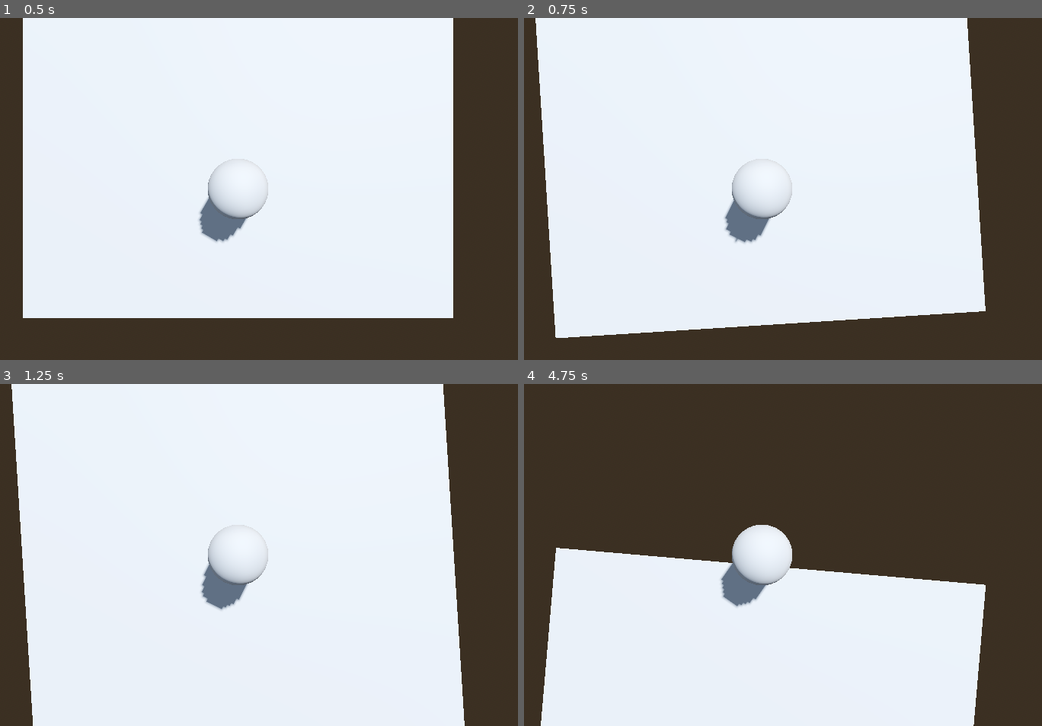
Above: before the commit, frames 1-4 (two rows, left to right).
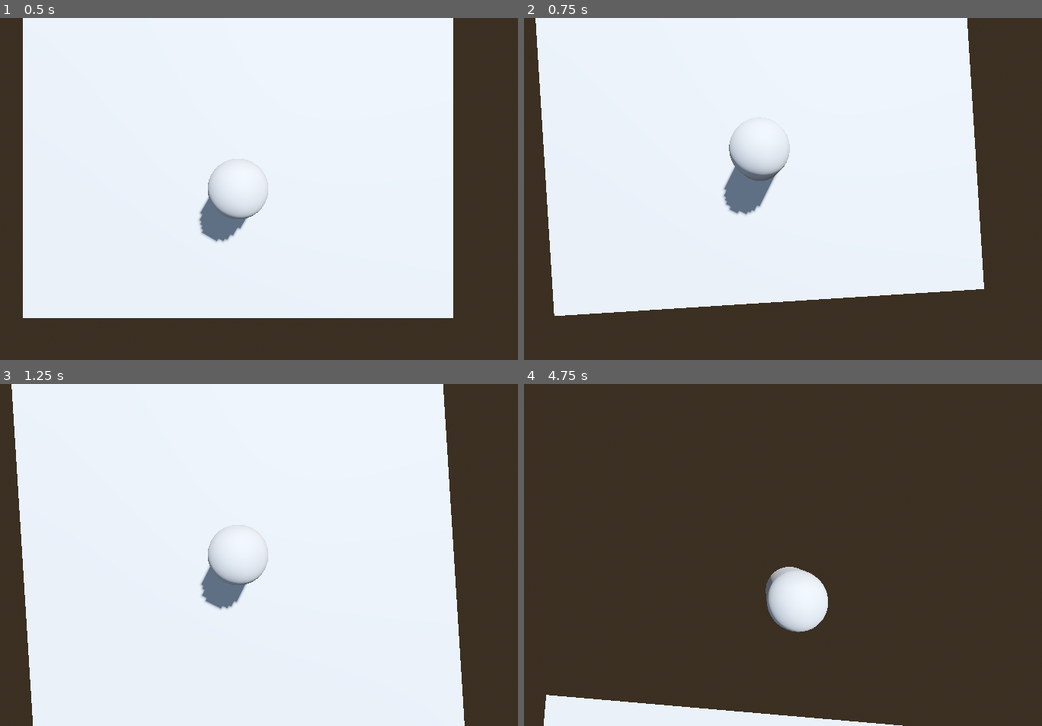
Above: after the commit, the same moments.

Repository: SCORPIA2004/Akaza
Game: Godot game, scene res://lvl0.tscn
The game is run twice, just before and just after one commit, with the same random seed, the same clock (stepped at 60 frames per second) and the same inputs.
Inputs (mouse positions are in pixels of both pictures, inside the frame that each line leads up to):
- Up to frame 1 (0.5 s): no input
- Up to frame 2 (0.75 s): tap Enter at 0.5 s; move the mouse to (793, 189) at 0.52 s; hold W (move_forward, bound only before the commit) from 0.53 s (still down); tap Down (move_backward_camera, bound only after the commit) at 0.6 s
- Up to frame 3 (1.25 s): keep holding W (move_forward, bound only before the commit); tap Up (move_forward_camera, bound only after the commit) at 0.8 s
- Up to frame 4 (4.75 s): keep holding W (move_forward, bound only before the commit); move the mouse to (731, 555) at 1.27 s; tap Up (move_forward_camera, bound only after the commit) at 1.35, 3.8, 4.35 s; tap Left (move_left_camera, bound only after the commit) at 1.55, 2.1, 4.55 s; move the mouse to (777, 548) at 2.02 s; tap Right (move_right_camera, bound only after the commit) at 2.3, 2.85 s; move the mouse to (751, 561) at 2.77 s; tap Down (move_backward_camera, bound only after the commit) at 3.05, 3.6 s; move the mouse to (808, 558) at 3.52 s; move the mouse to (715, 551) at 4.27 s

Frame 1 is identical in both runs. In frame 2, 7.5% of the frame differs, in the area x 3-90%, y 31-94%; in frame 3, less than 0.1%; in frame 4, 36%, in the area x 3-90%, y 41-100%.

Commit message:
Added zoom in/out and also fixed camera to top down view

Diff:
--- /dev/null
+++ b/GodotPrep/hello world/Camera3D.gd
@@ -0,0 +1,30 @@
+extends Camera3D
+
+var zoom_rate := 1.0
+var zoom_level := 0.0
+# Called when the node enters the scene tree for the first time.
+func _ready():
+	pass # Replace with function body.
+
+
+# Called every frame. 'delta' is the elapsed time since the previous frame.
+func _process(delta):
+	var rate := 10.0
+	var inputMove := Vector3.ZERO
+	inputMove.x = Input.get_axis("move_left_camera", "move_right_camera")
+	inputMove.z = Input.get_axis("move_forward_camera", "move_backward_camera")
+	print(inputMove.x)
+	#apply_central_force(inputMove * rate * delta)
+	global_transform.origin.x += inputMove.x * rate * delta
+	global_transform.origin.z += inputMove.z * rate * delta
+	#if(Input.get_axis("move_forward_camera", "move_backward_camera")):
+		#global_transform.origin.x =
+
+func _input(event):
+	if event is InputEventMouseButton:
+		if event.button_index == MOUSE_BUTTON_WHEEL_DOWN and event.pressed:
+			if(global_transform.origin.y <= 12):
+				global_transform.origin.y += zoom_rate
+		if event.button_index == MOUSE_BUTTON_WHEEL_UP and event.pressed:
+			if(global_transform.origin.y >= 4):
+				global_transform.origin.y -= zoom_rate
--- a/GodotPrep/hello world/Player.gd
+++ b/GodotPrep/hello world/Player.gd
@@ -14,8 +14,8 @@
 func _process(delta):
 	var rate := 2000.0
 	var inputMove := Vector3.ZERO
-	inputMove.x = Input.get_axis("move_left", "move_right")
-	inputMove.z = Input.get_axis("move_forward", "move_backward")
+	inputMove.x = Input.get_axis("move_left_player", "move_right_player")
+	inputMove.z = Input.get_axis("move_forward_player", "move_backward_player")
 
 	apply_central_force(inputMove * rate * delta)
 
@@ -23,12 +23,7 @@
 		Input.set_mouse_mode(Input.MOUSE_MODE_VISIBLE)
 
 	$VertPivot.rotate_y(twist_input)
-	#$VertPivot/HoriPivot.rotate_x(pitch_input)
-	#$VertPivot/HoriPivot.rotation.x = clamp(
-		#$VertPivot/HoriPivot.rotation.x,
-		#-0.5,
-		#0.5
-	#)
+
 	twist_input = 0.0
 	pitch_input = 0.0
 
--- /dev/null
+++ b/GodotPrep/hello world/camera.gd
@@ -0,0 +1,11 @@
+extends Node3D
+
+
+# Called when the node enters the scene tree for the first time.
+func _ready():
+	pass # Replace with function body.
+
+
+# Called every frame. 'delta' is the elapsed time since the previous frame.
+func _process(delta):
+	pass
--- /dev/null
+++ b/GodotPrep/hello world/camera_3d.tscn
@@ -0,0 +1,8 @@
+[gd_scene load_steps=2 format=3 uid="uid://cbdlb27yecbyo"]
+
+[ext_resource type="Script" path="res://Camera3D.gd" id="1_w3ie3"]
+
+[node name="Node3D" type="Node3D"]
+
+[node name="Camera3D" type="Camera3D" parent="."]
+script = ExtResource("1_w3ie3")
--- a/GodotPrep/hello world/player.tscn
+++ b/GodotPrep/hello world/player.tscn
@@ -1,6 +1,7 @@
-[gd_scene load_steps=4 format=3 uid="uid://bd0bj5dxxqdwq"]
+[gd_scene load_steps=5 format=3 uid="uid://bd0bj5dxxqdwq"]
 
 [ext_resource type="Script" path="res://Player.gd" id="1_x0ljp"]
+[ext_resource type="PackedScene" uid="uid://cbdlb27yecbyo" path="res://camera_3d.tscn" id="2_qj1iy"]
 
 [sub_resource type="CapsuleMesh" id="CapsuleMesh_1rtjn"]
 
@@ -24,5 +25,5 @@
 [node name="HoriPivot" type="Node3D" parent="VertPivot"]
 transform = Transform3D(1, 0, 0, 0, -4.37114e-08, 1, 0, -1, -4.37114e-08, 0, 0, 0)
 
-[node name="Camera3D" type="Camera3D" parent="VertPivot/HoriPivot"]
+[node name="Camera3D" parent="VertPivot/HoriPivot" instance=ExtResource("2_qj1iy")]
 transform = Transform3D(1, 0, 0, 0, 1, 0, 0, 0, 1, 0, 0, 3)
--- a/GodotPrep/hello world/project.godot
+++ b/GodotPrep/hello world/project.godot
@@ -17,28 +17,49 @@
 
 [input]
 
-move_forward={
+move_forward_player={
 "deadzone": 0.5,
 "events": [Object(InputEventKey,"resource_local_to_scene":false,"resource_name":"","device":-1,"window_id":0,"alt_pressed":false,"shift_pressed":false,"ctrl_pressed":false,"meta_pressed":false,"pressed":false,"keycode":0,"physical_keycode":87,"key_label":0,"unicode":119,"echo":false,"script":null)
-, Object(InputEventKey,"resource_local_to_scene":false,"resource_name":"","device":-1,"window_id":0,"alt_pressed":false,"shift_pressed":false,"ctrl_pressed":false,"meta_pressed":false,"pressed":false,"keycode":0,"physical_keycode":4194320,"key_label":0,"unicode":0,"echo":false,"script":null)
 ]
 }
-move_backward={
+move_backward_player={
 "deadzone": 0.5,
 "events": [Object(InputEventKey,"resource_local_to_scene":false,"resource_name":"","device":-1,"window_id":0,"alt_pressed":false,"shift_pressed":false,"ctrl_pressed":false,"meta_pressed":false,"pressed":false,"keycode":0,"physical_keycode":83,"key_label":0,"unicode":115,"echo":false,"script":null)
-, Object(InputEventKey,"resource_local_to_scene":false,"resource_name":"","device":-1,"window_id":0,"alt_pressed":false,"shift_pressed":false,"ctrl_pressed":false,"meta_pressed":false,"pressed":false,"keycode":0,"physical_keycode":4194322,"key_label":0,"unicode":0,"echo":false,"script":null)
 ]
 }
-move_right={
+move_right_player={
 "deadzone": 0.5,
 "events": [Object(InputEventKey,"resource_local_to_scene":false,"resource_name":"","device":-1,"window_id":0,"alt_pressed":false,"shift_pressed":false,"ctrl_pressed":false,"meta_pressed":false,"pressed":false,"keycode":0,"physical_keycode":68,"key_label":0,"unicode":100,"echo":false,"script":null)
-, Object(InputEventKey,"resource_local_to_scene":false,"resource_name":"","device":-1,"window_id":0,"alt_pressed":false,"shift_pressed":false,"ctrl_pressed":false,"meta_pressed":false,"pressed":false,"keycode":0,"physical_keycode":4194321,"key_label":0,"unicode":0,"echo":false,"script":null)
 ]
 }
-move_left={
+move_left_player={
 "deadzone": 0.5,
 "events": [Object(InputEventKey,"resource_local_to_scene":false,"resource_name":"","device":-1,"window_id":0,"alt_pressed":false,"shift_pressed":false,"ctrl_pressed":false,"meta_pressed":false,"pressed":false,"keycode":0,"physical_keycode":65,"key_label":0,"unicode":97,"echo":false,"script":null)
-, Object(InputEventKey,"resource_local_to_scene":false,"resource_name":"","device":-1,"window_id":0,"alt_pressed":false,"shift_pressed":false,"ctrl_pressed":false,"meta_pressed":false,"pressed":false,"keycode":0,"physical_keycode":4194319,"key_label":0,"unicode":0,"echo":false,"script":null)
+]
+}
+move_forward_camera={
+"deadzone": 0.5,
+"events": [Object(InputEventKey,"resource_local_to_scene":false,"resource_name":"","device":-1,"window_id":0,"alt_pressed":false,"shift_pressed":false,"ctrl_pressed":false,"meta_pressed":false,"pressed":false,"keycode":0,"physical_keycode":4194320,"key_label":0,"unicode":0,"echo":false,"script":null)
+]
+}
+move_backward_camera={
+"deadzone": 0.5,
+"events": [Object(InputEventKey,"resource_local_to_scene":false,"resource_name":"","device":-1,"window_id":0,"alt_pressed":false,"shift_pressed":false,"ctrl_pressed":false,"meta_pressed":false,"pressed":false,"keycode":0,"physical_keycode":4194322,"key_label":0,"unicode":0,"echo":false,"script":null)
+]
+}
+move_right_camera={
+"deadzone": 0.5,
+"events": [Object(InputEventKey,"resource_local_to_scene":false,"resource_name":"","device":-1,"window_id":0,"alt_pressed":false,"shift_pressed":false,"ctrl_pressed":false,"meta_pressed":false,"pressed":false,"keycode":0,"physical_keycode":4194321,"key_label":0,"unicode":0,"echo":false,"script":null)
+]
+}
+move_left_camera={
+"deadzone": 0.5,
+"events": [Object(InputEventKey,"resource_local_to_scene":false,"resource_name":"","device":-1,"window_id":0,"alt_pressed":false,"shift_pressed":false,"ctrl_pressed":false,"meta_pressed":false,"pressed":false,"keycode":0,"physical_keycode":4194319,"key_label":0,"unicode":0,"echo":false,"script":null)
+]
+}
+reset_camera={
+"deadzone": 0.5,
+"events": [Object(InputEventKey,"resource_local_to_scene":false,"resource_name":"","device":-1,"window_id":0,"alt_pressed":false,"shift_pressed":false,"ctrl_pressed":false,"meta_pressed":false,"pressed":false,"keycode":0,"physical_keycode":82,"key_label":0,"unicode":114,"echo":false,"script":null)
 ]
 }
 
